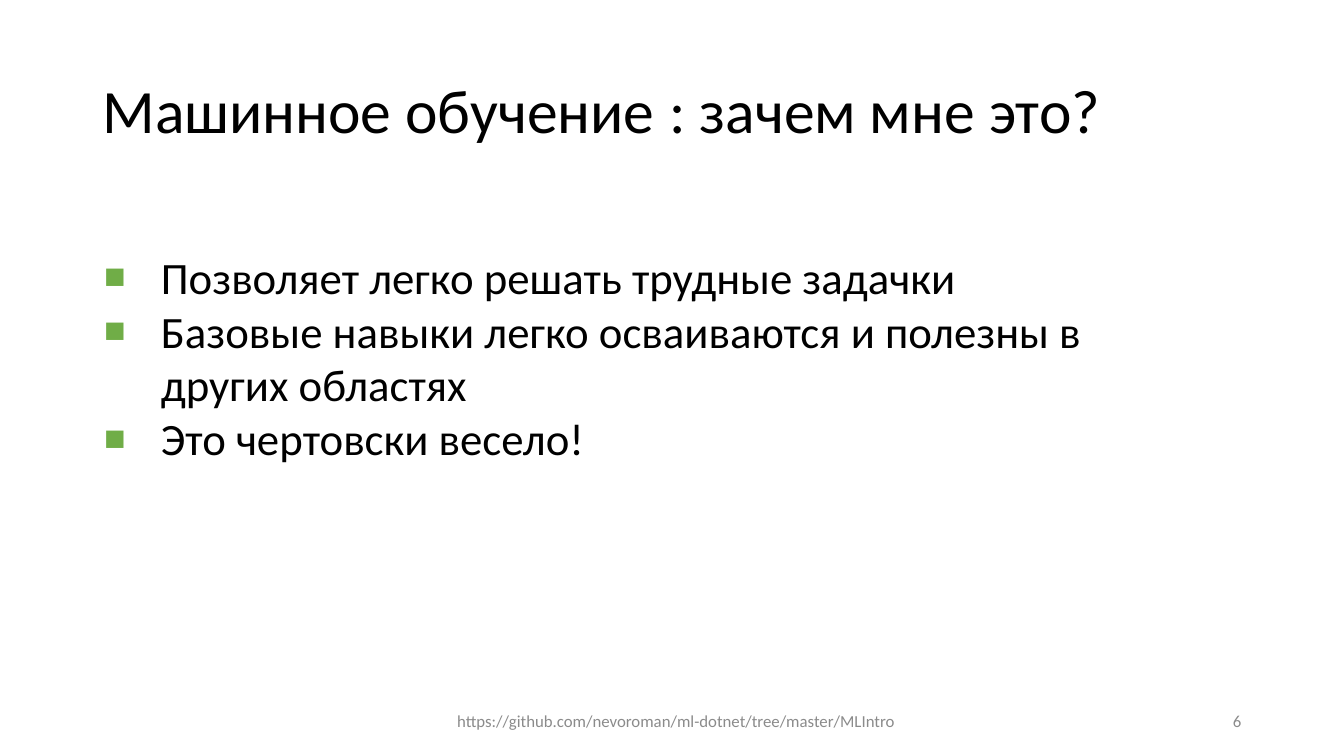
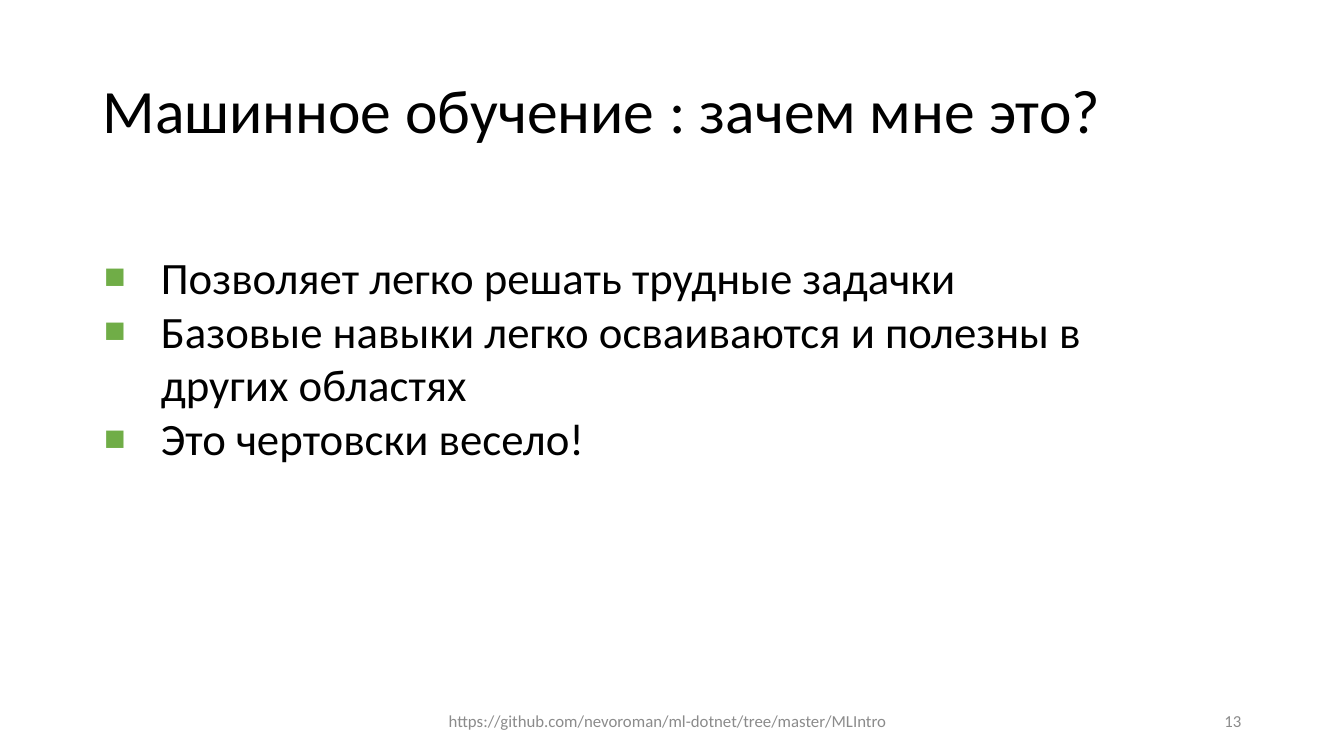
Before and after one commit to Spectr9/ml-dotnet, a slide deck: slide 13 of Slides/Slides.pptx (slide 6 before the commit). Drawn at 1344x756 pixels with LibreOffice and Linux fonts; fonts in the diff are those of the drawing. Boxes give left, top, right and bottom in pixels: in the first picture for what was removed or moved away, otherwise in the second. Text is boxed around its words. In the diff, an @@ line names an element or a change of style, - is before the commit and + after.

```diff
--- a/Slides/Slides.pptx
+++ b/Slides/Slides.pptx
@@ text "https://github.com/nevoroman/ml-dotnet/tree/master/MLIntro": place and size @@
-text "https://github.com/nevoroman/ml-dotnet/tree/master/MLIntro" at (457,715,894,730)
+text "https://github.com/nevoroman/ml-dotnet/tree/master/MLIntro" at (449,715,886,730)
@@ page number at (1224,716,1241,727): text changed @@
-6
+13
```
Also in this commit, not shown: 9 other slides changed, 13 slides added, 1 slide removed, 2 other files.
